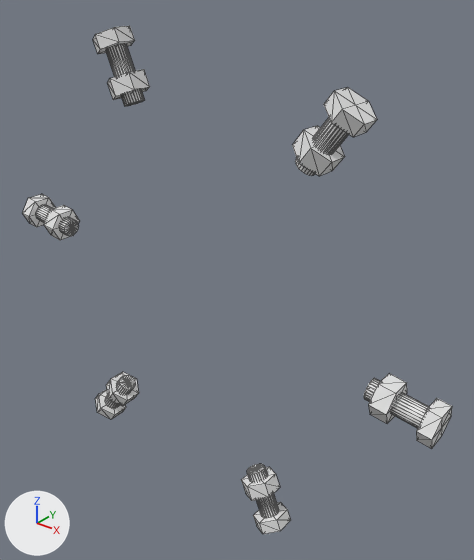
Renders of the glTF model viewer-lid-full/bolts_high.glb from each side of a commit.
Before and after are seen from a camera (50 mm lens) standing at (119.3, -253.4, 90.9) and looking at (7.7, -113.9, 4.4). Every picture has the same lights, and +X, +Y and +Z are marked at lower left. The first picture is the older version. Mesh edges are drawn as thin lines. Where no turn or scale is listed for an object, it has been applied to the vertices. Vertices at exactly the same position are counted once.

The first picture shows 'b0_52.4', 'b1_112.4', 'b2_172.4', 'b3_232.4', 'b4_292.4', 'b5_352.4'.
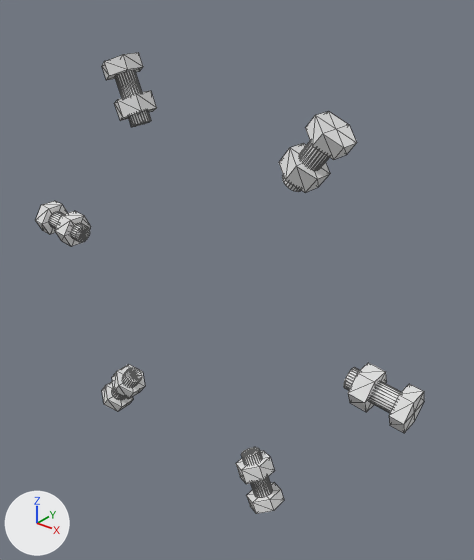
Where the change shows, as pixel boxes [x1, y1, x2, y2] in the pictures (474 x 560 px; the box of a moved part takes in the faces that stretch with it):
'b0_52.4', reshaped, moved (8% narrower, 8% shorter): before [292, 87, 377, 176]; after [279, 111, 357, 193]
'b5_352.4', reshaped, moved (9% narrower, 7% shorter): before [364, 374, 452, 449]; after [344, 363, 424, 433]
'b1_112.4', reshaped, moved (7% shorter): before [93, 26, 150, 107]; after [102, 52, 157, 127]
'b4_292.4', reshaped, moved: before [241, 464, 291, 534]; after [236, 447, 284, 514]
'b2_172.4', reshaped, moved: before [22, 194, 80, 240]; after [35, 201, 91, 247]
'b3_232.4', reshaped, moved: before [95, 372, 139, 419]; after [102, 364, 145, 411]
part 1 of me_b0, moved or reshaped: before [292, 126, 345, 176]; after [279, 143, 330, 193]
part 2 of me_b0, moved or reshaped: before [324, 87, 377, 137]; after [306, 111, 357, 160]
part 3 of me_b0, moved or reshaped: before [295, 118, 349, 176]; after [282, 141, 329, 192]
part 4 of me_b1, moved or reshaped: before [107, 69, 150, 100]; after [114, 91, 157, 120]
part 5 of me_b1, moved or reshaped: before [106, 43, 144, 107]; after [115, 70, 151, 127]
part 6 of me_b1, moved or reshaped: before [93, 26, 135, 54]; after [102, 52, 143, 80]
part 7 of me_b2, moved or reshaped: before [44, 205, 80, 240]; after [55, 211, 91, 247]
part 8 of me_b2, moved or reshaped: before [36, 205, 78, 236]; after [49, 212, 90, 242]
part 9 of me_b2, moved or reshaped: before [22, 194, 56, 227]; after [35, 201, 67, 235]
part 10 of me_b3, moved or reshaped: before [106, 372, 139, 406]; after [112, 364, 145, 399]
part 11 of me_b3, moved or reshaped: before [105, 375, 135, 408]; after [112, 368, 142, 400]
part 12 of me_b3, moved or reshaped: before [95, 389, 126, 419]; after [102, 382, 133, 411]
part 13 of me_b4, moved or reshaped: before [241, 467, 280, 501]; after [236, 451, 275, 484]
part 14 of me_b4, moved or reshaped: before [253, 502, 291, 534]; after [246, 482, 284, 514]
part 15 of me_b4, moved or reshaped: before [247, 464, 279, 518]; after [241, 447, 272, 498]
part 16 of me_b5, moved or reshaped: before [368, 374, 407, 424]; after [348, 363, 387, 412]
part 17 of me_b5, moved or reshaped: before [416, 398, 452, 449]; after [389, 384, 424, 433]
part 18 of me_b5, moved or reshaped: before [364, 378, 429, 428]; after [344, 367, 401, 413]

What changed in the scene script:
```text
Change me_b5:
    remove me_b5.from_pydata(...)  # 77 vertices, 144 faces; spans x 62.0..82.8, y -124.8..-113.2, z -15.9..-3.7
    add me_b5.from_pydata(...)  # 77 vertices, 144 faces; spans x 52.1..71.5, y -128.7..-117.1, z -14.4..-2.4
    me_b5 part 16: the loose piece of 14 vertices spanning x 64.6..70.8, y -124.8..-113.2, z -14.3..-3.7 is moved by (-9.9, -3.9, 1.3)
    me_b5 part 17: all 38 vertices in x 77.5..82.8, y -124.8..-113.2, z -15.9..-5.5 are moved by (-11.3, -3.9, 1.5)
    me_b5 part 18: all 25 vertices in x 62.0..62.8, y -122.0..-116.0, z -11.3..-5.4 are moved by (-9.9, -3.9, 1.3)
Change me_b4:
    remove me_b4.from_pydata(...)  # 77 vertices, 144 faces; spans x 20.4..36.2, y -124.8..-113.2, z -78.6..-57.1
    add me_b4.from_pydata(...)  # 77 vertices, 144 faces; spans x 16.6..31.9, y -128.7..-117.1, z -68.0..-47.9
    me_b4 part 13: the loose piece of 14 vertices spanning x 20.4..31.6, y -124.8..-113.2, z -67.4..-58.9 is moved by (-3.8, -3.9, 9.2)
    me_b4 part 14: all 38 vertices in x 25.4..36.2, y -124.8..-113.2, z -78.6..-71.0 are moved by (-4.4, -3.9, 10.5)
    me_b4 part 15: all 25 vertices in x 21.2..26.8, y -122.0..-116.0, z -59.4..-57.1 are moved by (-3.8, -3.9, 9.2)
Change me_b3:
    remove me_b3.from_pydata(...)  # 77 vertices, 144 faces; spans x -54.6..-36.1, y -124.8..-113.2, z -68.7..-48.1
    add me_b3.from_pydata(...)  # 77 vertices, 144 faces; spans x -47.6..-29.9, y -128.7..-117.1, z -59.7..-40.2
    me_b3 part 10: the loose piece of 14 vertices spanning x -47.2..-36.2, y -124.8..-113.2, z -59.2..-49.1 is moved by (6.1, -3.9, 7.9)
    me_b3 part 11: all 25 vertices in x -40.8..-36.1, y -122.0..-116.0, z -51.7..-48.1 are moved by (6.1, -3.9, 7.9)
    me_b3 part 12: all 38 vertices in x -54.6..-44.2, y -124.8..-113.2, z -68.7..-59.4 are moved by (7.0, -3.9, 9.0)
Change me_b2:
    remove me_b2.from_pydata(...)  # 77 vertices, 144 faces; spans x -82.8..-62.0, y -124.8..-113.2, z 3.7..15.9
    add me_b2.from_pydata(...)  # 77 vertices, 144 faces; spans x -71.5..-52.1, y -128.7..-117.1, z 2.4..14.4
    me_b2 part 7: the loose piece of 14 vertices spanning x -70.8..-64.6, y -124.8..-113.2, z 3.7..14.3 is moved by (9.9, -3.9, -1.3)
    me_b2 part 8: all 25 vertices in x -62.8..-62.0, y -122.0..-116.0, z 5.4..11.3 are moved by (9.9, -3.9, -1.3)
    me_b2 part 9: all 38 vertices in x -82.8..-77.5, y -124.8..-113.2, z 5.5..15.9 are moved by (11.3, -3.9, -1.5)
Change me_b1:
    remove me_b1.from_pydata(...)  # 77 vertices, 144 faces; spans x -36.2..-20.4, y -124.8..-113.2, z 57.1..78.6
    add me_b1.from_pydata(...)  # 77 vertices, 144 faces; spans x -31.9..-16.6, y -128.7..-117.1, z 47.9..68.0
    me_b1 part 4: the loose piece of 14 vertices spanning x -31.6..-20.4, y -124.8..-113.2, z 58.9..67.4 is moved by (3.8, -3.9, -9.2)
    me_b1 part 5: all 25 vertices in x -26.8..-21.2, y -122.0..-116.0, z 57.1..59.4 are moved by (3.8, -3.9, -9.2)
    me_b1 part 6: all 38 vertices in x -36.2..-25.4, y -124.8..-113.2, z 71.0..78.6 are moved by (4.4, -3.9, -10.5)
Change me_b0:
    remove me_b0.from_pydata(...)  # 77 vertices, 144 faces; spans x 36.1..54.6, y -124.8..-113.2, z 48.1..68.7
    add me_b0.from_pydata(...)  # 77 vertices, 144 faces; spans x 29.9..47.6, y -128.7..-117.1, z 40.2..59.7
    me_b0 part 1: the loose piece of 14 vertices spanning x 36.2..47.2, y -124.8..-113.2, z 49.1..59.2 is moved by (-6.1, -3.9, -7.9)
    me_b0 part 2: all 38 vertices in x 44.2..54.6, y -124.8..-113.2, z 59.4..68.7 are moved by (-7.0, -3.9, -9.0)
    me_b0 part 3: all 25 vertices in x 36.1..40.8, y -122.0..-116.0, z 48.1..51.7 are moved by (-6.1, -3.9, -7.9)
Change ob_b5_352_4:
    ob_b5_352_4.location: (-4.0, -3.9, 0.5) -> (0.0, 0.0, 0.0)
Change ob_b4_292_4:
    ob_b4_292_4.location: (-1.5, -3.9, 3.7) -> (0.0, 0.0, 0.0)
Change ob_b3_232_4:
    ob_b3_232_4.location: (2.5, -3.9, 3.2) -> (0.0, 0.0, 0.0)
Change ob_b2_172_4:
    ob_b2_172_4.location: (4.0, -3.9, -0.5) -> (0.0, 0.0, 0.0)
Change ob_b1_112_4:
    ob_b1_112_4.location: (1.5, -3.9, -3.7) -> (0.0, 0.0, 0.0)
Change ob_b0_52_4:
    ob_b0_52_4.location: (-2.5, -3.9, -3.2) -> (0.0, 0.0, 0.0)
```
